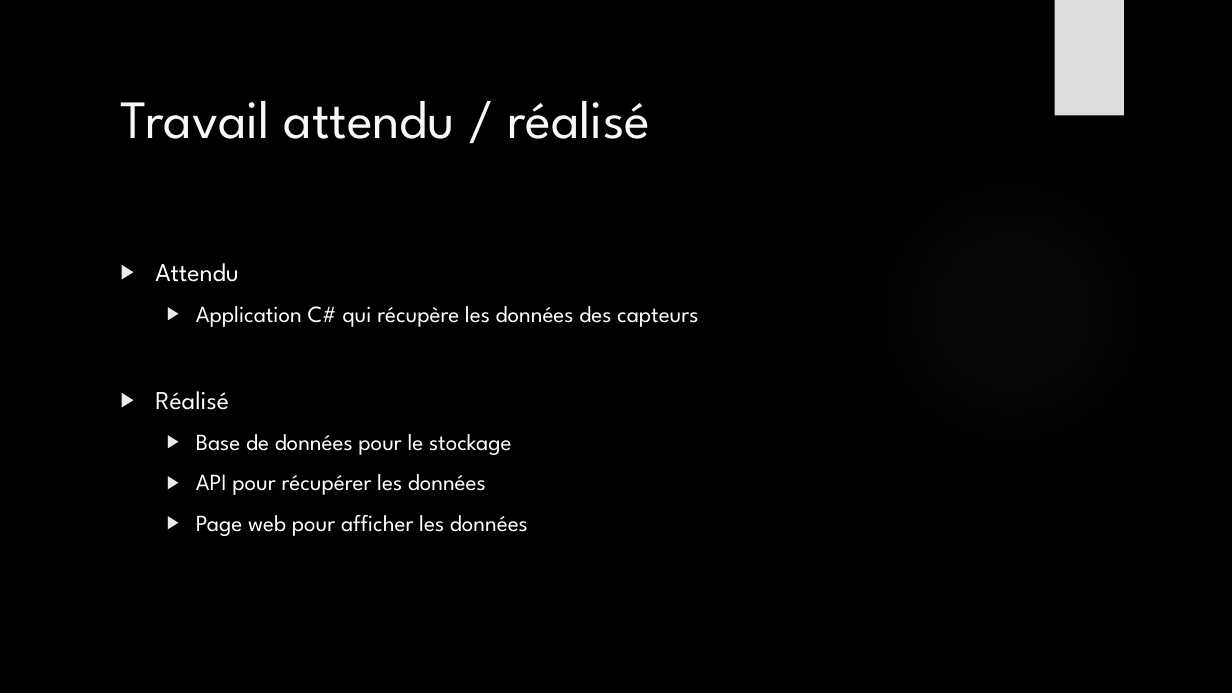
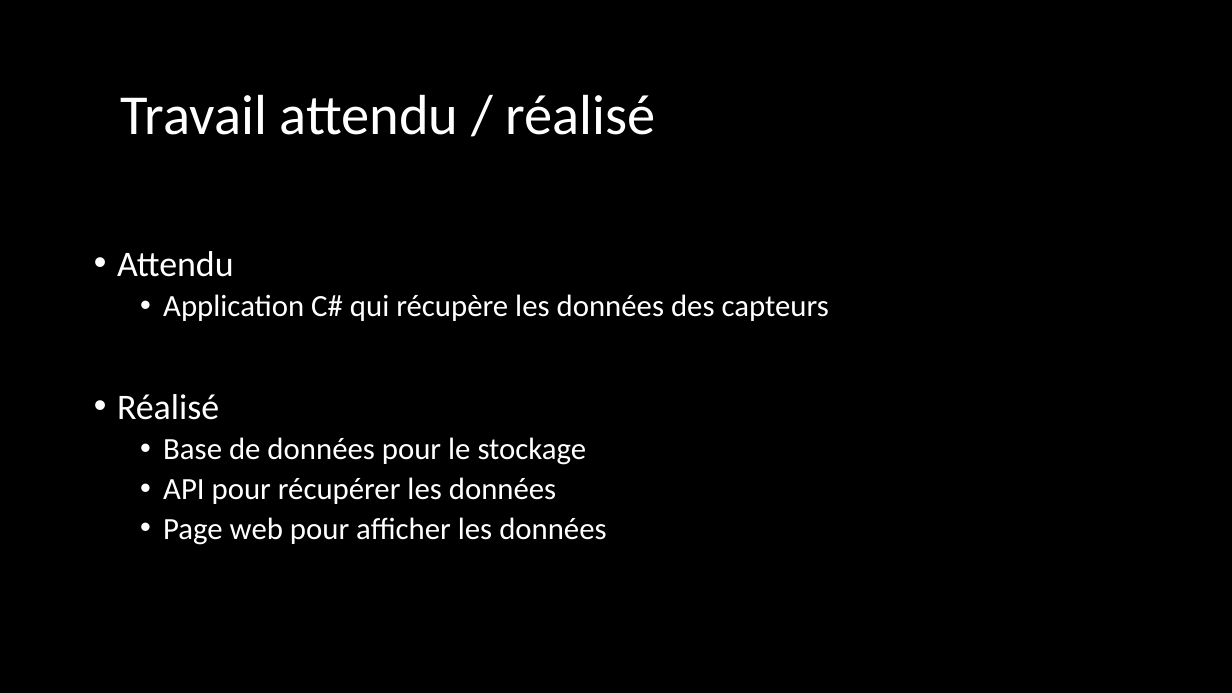
Before and after one commit to julesstahli/Yoctopuce, a slide deck: slide 9 of documentation/Yoctopuce.pptx (slide 7 before the commit). Drawn at 1232x693 pixels with LibreOffice and Linux fonts; fonts in the diff are those of the drawing; background and template pictures are left out. Boxes give left, top, right and bottom in pixels: in the first picture for what was removed or moved away, otherwise in the second. Text is boxed around its words. In the diff, an @@ line names an element or a change of style, - is before the commit and + after.

```diff
--- a/documentation/Yoctopuce.pptx
+++ b/documentation/Yoctopuce.pptx
@@ rectangle removed at bbox=[1055, 0, 1124, 116] @@
@@ title "Travail attendu / réalisé" at bbox=[121, 94, 656, 135]: size 42 to 44 pt, font League Spartan to Calibri, text colour #F8F8F8 to #FFFFFF; line spacing 1 to 0.9 @@
@@ text "Attendu": place and size @@
-text "Attendu" at bbox=[155, 263, 698, 536]
+text "Attendu" at bbox=[117, 251, 829, 545]
@@ text "Attendu" at bbox=[117, 251, 829, 545]: size 20 to 28 pt in "Attendu", "Réalisé"; font League Spartan to Calibri, size 18 to 24 pt; bullet ▶ to •; line spacing 1 to 0.9; less space between paragraphs @@
```
Also in this commit, not shown: 8 other slides changed, 4 slides added, 2 slides removed.
